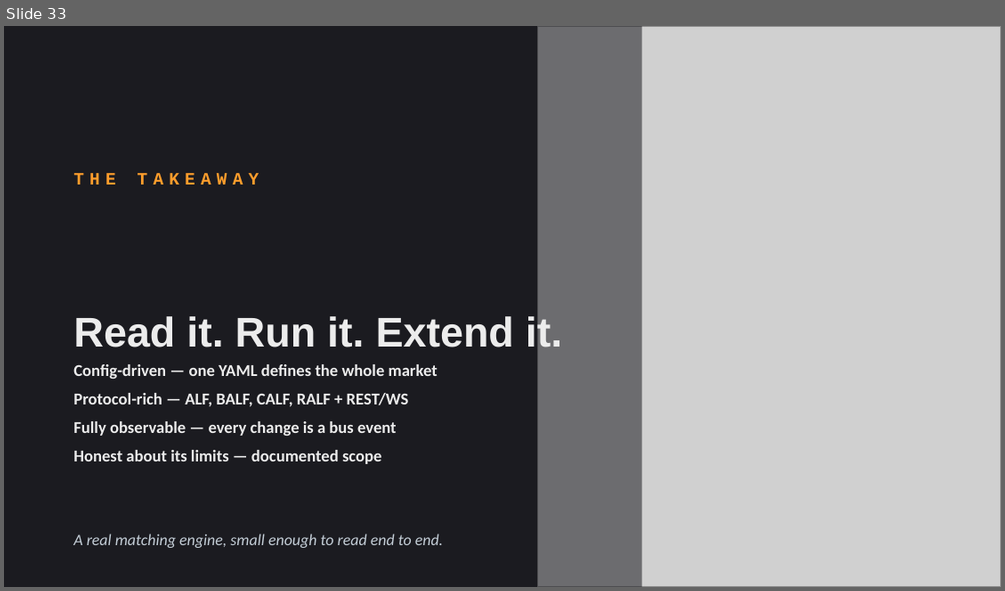
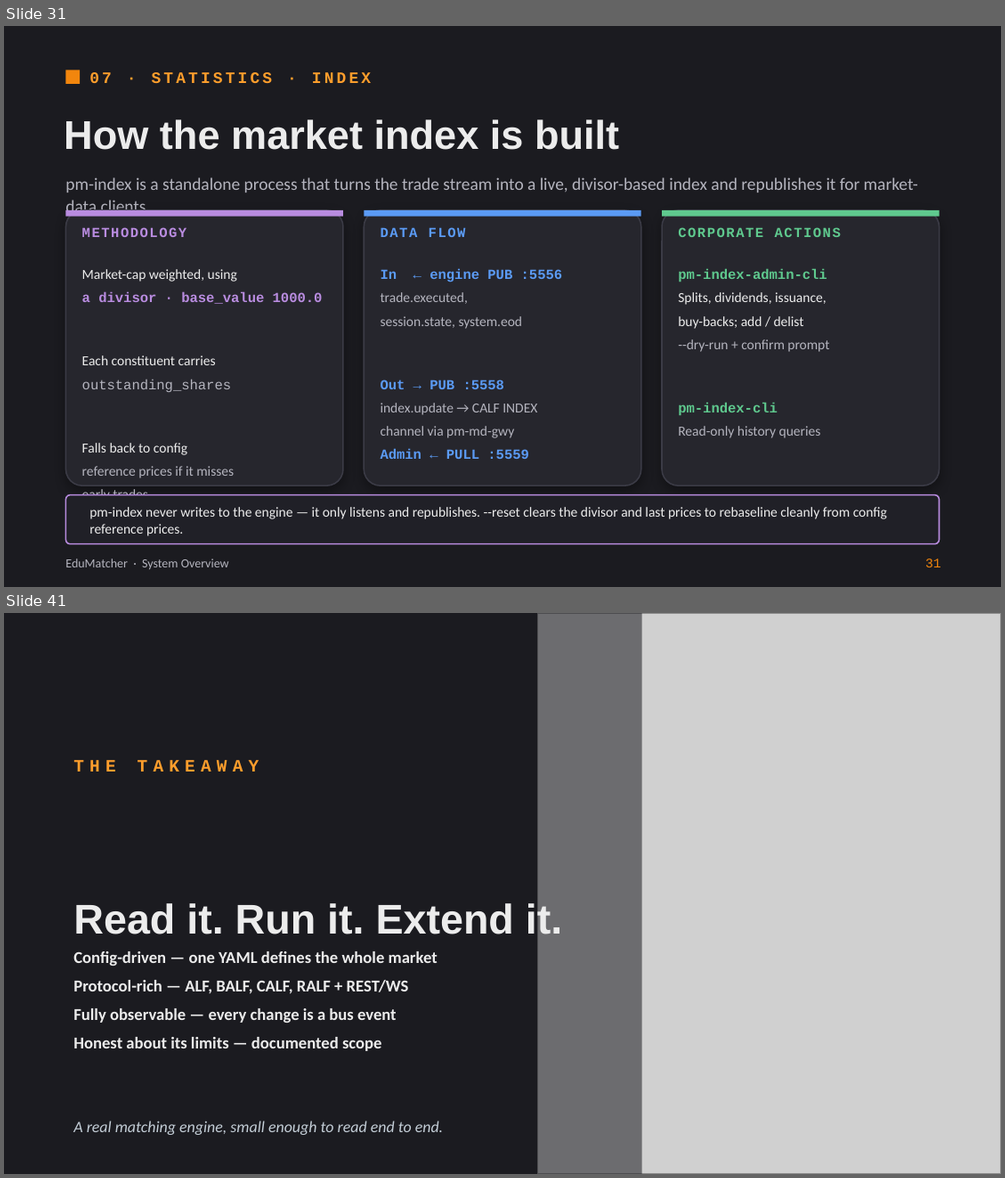
Before and after one commit to johan162/EduMatcher, a slide deck: docs/presentations/introduction-to-edumatcher.pptx. Shown one above the other, each under a label of ours: slide 33 before the commit, slides 31 and 41 after it; the slides between them are not shown. The pictures are 1005x591 and 1005x1178 pixels, drawn with LibreOffice and Linux fonts; fonts in the diff are those of the drawing; grey boxes stand for pictures. Boxes give left, top, right and bottom in pixels: in the first picture for what was removed or moved away, otherwise in the second. Text is boxed around its words. In the diff, an @@ line names an element or a change of style, - is before the commit and + after.

```diff
--- a/docs/presentations/introduction-to-edumatcher.pptx
+++ b/docs/presentations/introduction-to-edumatcher.pptx
@@ slide 31 added at <box>4,26,1001,587</box>, background #1B1B20 @@
@@ rectangle added at <box>65,70,80,84</box>, fill #F2860D @@
@@ text added at <box>89,72,371,83</box>, 11.5 pt, text #FF9E2C, bold @@
+07 · STATISTICS · INDEX
@@ title added at <box>64,119,619,150</box>, 29 pt, text #ECECEC, bold @@
+How the market index is built
@@ text added at <box>65,177,918,217</box>, 12.5 pt, text #B4B4BE @@
+pm-index is a standalone process that turns the trade stream into a live, divisor-based index and republishes it for market-data clients.
@@ rounded rectangle added at <box>65,210,343,485</box>, fill #26262D, outline #3B3B46 1 pt @@
@@ rectangle added at <box>65,210,343,216</box>, fill #B98CE0 @@
@@ rounded rectangle added at <box>364,210,641,485</box>, fill #26262D, outline #3B3B46 1 pt @@
@@ rectangle added at <box>364,210,641,216</box>, fill #5B9BF5 @@
@@ rounded rectangle added at <box>662,210,939,485</box>, fill #26262D, outline #3B3B46 1 pt @@
@@ rectangle added at <box>662,210,939,216</box>, fill #5FC98E @@
@@ text added at <box>82,227,187,237</box>, 10 pt, text #B98CE0, bold @@
+METHODOLOGY
@@ text added at <box>380,227,466,237</box>, 10 pt, text #5B9BF5, bold @@
+DATA FLOW
@@ text added at <box>678,227,841,237</box>, 10 pt, text #5FC98E, bold @@
+CORPORATE ACTIONS
@@ text added at <box>82,269,323,478</box>, 10 pt, text #ECECEC @@
+Market-cap weighted, using
+a divisor · base_value 1000.0
+Each constituent carries
+outstanding_shares
+Falls back to config
+reference prices if it misses
+early trades
@@ text added at <box>380,269,537,459</box>, 10 pt, text #B4B4BE @@
+In ← engine PUB :5556
+trade.executed,
+session.state, system.eod
+Out → PUB :5558
+index.update → CALF INDEX
+channel via pm-md-gwy
+Admin ← PULL :5559
@@ text added at <box>678,269,829,438</box>, 10 pt, text #ECECEC @@
+pm-index-admin-cli
+Splits, dividends, issuance,
+buy-backs; add / delist
+--dry-run + confirm prompt
+pm-index-cli
+Read-only history queries
@@ rounded rectangle added at <box>65,494,939,543</box>, fill #202027, outline #B98CE0 1 pt @@
@@ text added at <box>89,507,887,536</box>, 10 pt, text #ECECEC @@
+pm-index never writes to the engine — it only listens and republishes. --reset clears the divisor and last prices to rebaseline cleanly from config reference prices.
@@ text added at <box>65,558,229,569</box>, 9 pt, text #B4B4BE @@
+EduMatcher · System Overview
@@ text added at <box>925,558,941,567</box>, 9.5 pt, text #F2860D @@
+31
@@ what was slide 33 is now slide 41 @@
```
Also in this commit, not shown: 19 slides changed, 7 other slides added.
